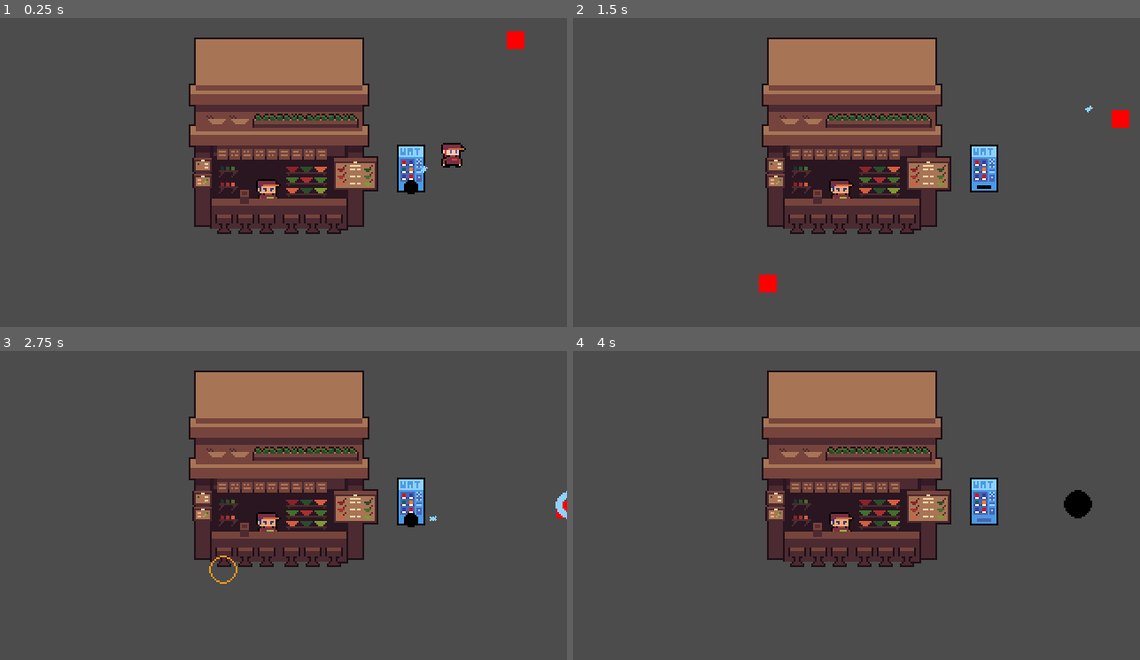
Above: before the commit, frames 1-4 (two rows, left to right).
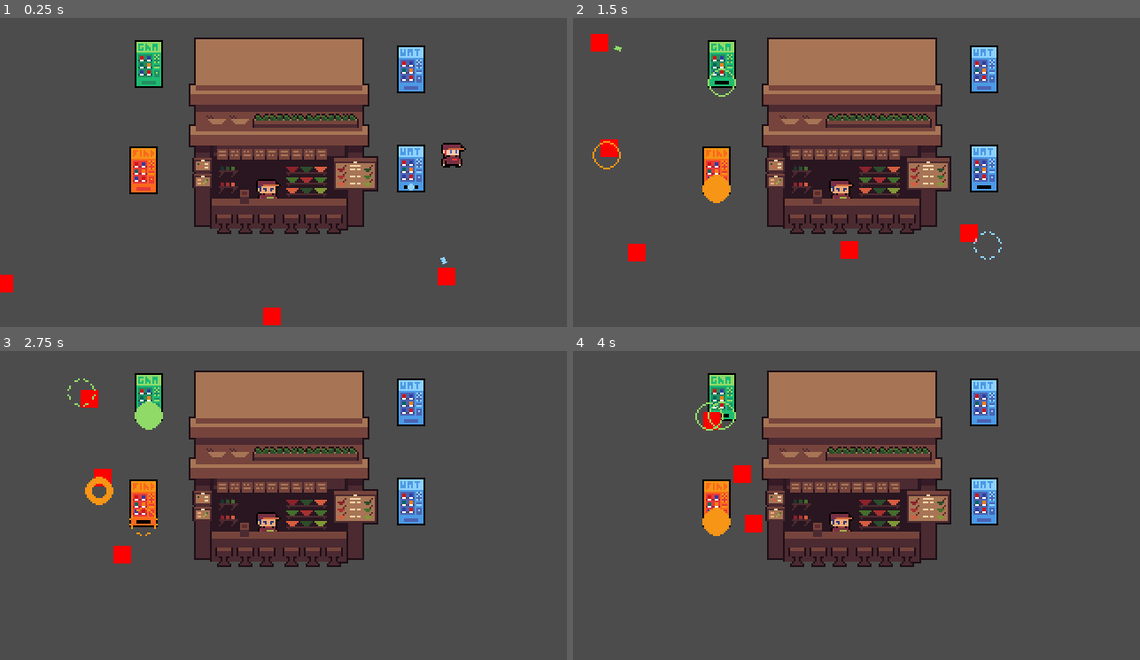
Above: after the commit, the same moments.

Repository: pithnoo/Elevending
Game: Godot game, scene res://Scenes/World.tscn
Same seed, same stepped clock (60 frames per second), same inputs: the game is played once before the commit and once after it.
Inputs:
- Up to frame 1 (0.25 s): no input
- Up to frame 2 (1.5 s): hold Right (ui_right) 0.53-1.28 s; tap Space (roll) at 0.6, 1.35 s; hold Down (ui_down) from 1.28 s (still down)
- Up to frame 3 (2.75 s): release Down (ui_down) at 2.03 s; hold Right (ui_right) from 2.03 s (still down); tap Space (roll) at 2.1 s
- Up to frame 4 (4 s): release Right (ui_right) at 2.78 s; hold Up (ui_up) 2.78-3.53 s; tap Space (roll) at 2.85, 3.6 s; hold Left (ui_left) from 3.53 s (still down)

The runs differ from the first frame. In frame 1, 3.1% of the frame differs, in the area x 0-93%, y 4-100%; in frame 2, 3.8%, in the area x 3-99%, y 5-89%; in frame 3, 3.5%; in frame 4, 3.3%.

Commit message:
added elemental turrets, player health and core health system

Diff:
--- /dev/null
+++ b/Code/Level/core.gd
@@ -0,0 +1,13 @@
+extends Node
+
+# Called when the node enters the scene tree for the first time.
+func _ready():
+	pass # Replace with function body.
+
+func _on_Stats_no_health():
+	print("game over")
+	queue_free()
+
+func _on_HurtBox_area_entered(area:Area2D):
+	#print("check")
+	pass
--- a/Code/Level/global_variables.gd
+++ b/Code/Level/global_variables.gd
@@ -1,16 +1,4 @@
 extends Node
 
-
-# Declare member variables here. Examples:
-# var a = 2
-# var b = "text"
-
-
-# Called when the node enters the scene tree for the first time.
 func _ready():
 	pass # Replace with function body.
-
-
-# Called every frame. 'delta' is the elapsed time since the previous frame.
-#func _process(delta):
-#	pass
--- a/Code/Player/player.gd
+++ b/Code/Player/player.gd
@@ -23,4 +23,10 @@
 
 func _on_Stats_no_health():
 	# instantiate death effect
+	var effect = deathEffect.instance()
+	var main = get_tree().current_scene
+
+	main.add_child(effect)
+	effect.global_position = global_position
+
 	queue_free()
--- a/Scenes/Enemies/EnemyFollowCoreTemplate.tscn
+++ b/Scenes/Enemies/EnemyFollowCoreTemplate.tscn
@@ -32,7 +32,7 @@
 states/Idle/node = SubResource( 10 )
 states/Idle/position = Vector2( 870, 112 )
 start_node = "Idle"
-graph_offset = Vector2( -63, 30 )
+graph_offset = Vector2( 76, 38 )
 
 [sub_resource type="AnimationNodeStateMachinePlayback" id=3]
 
@@ -90,11 +90,11 @@
 [node name="AnimationTree" type="AnimationTree" parent="."]
 tree_root = SubResource( 2 )
 anim_player = NodePath("../AnimationPlayer")
+active = true
 parameters/playback = SubResource( 3 )
 
 [node name="Sprite" type="Sprite" parent="."]
 modulate = Color( 1, 0, 0, 1 )
-scale = Vector2( 1, 1 )
 texture = ExtResource( 1 )
 
 [node name="CoreRange" type="Area2D" parent="."]
--- a/Scenes/Enemies/EnemyFollowPlayerTemplate.tscn
+++ b/Scenes/Enemies/EnemyFollowPlayerTemplate.tscn
@@ -102,7 +102,6 @@
 
 [node name="Sprite" type="Sprite" parent="."]
 modulate = Color( 1, 0, 0, 1 )
-scale = Vector2( 1, 1 )
 texture = ExtResource( 5 )
 
 [node name="CoreRange" type="Area2D" parent="."]
@@ -136,7 +135,6 @@
 shape = SubResource( 1 )
 
 [node name="CoreHitBox" type="Area2D" parent="."]
-scale = Vector2( 1, 1 )
 collision_layer = 4
 collision_mask = 0
 script = ExtResource( 10 )
@@ -156,6 +154,7 @@
 [node name="AnimationTree" type="AnimationTree" parent="."]
 tree_root = SubResource( 2 )
 anim_player = NodePath("../AnimationPlayer")
+active = true
 parameters/playback = SubResource( 3 )
 
 [node name="CollisionShape2D" type="CollisionShape2D" parent="."]
--- a/Scenes/Entities/Core.tscn
+++ b/Scenes/Entities/Core.tscn
@@ -1,8 +1,9 @@
-[gd_scene load_steps=6 format=2]
+[gd_scene load_steps=7 format=2]
 
 [ext_resource path="res://Art/shop.png" type="Texture" id=1]
 [ext_resource path="res://Scenes/Stats.tscn" type="PackedScene" id=2]
 [ext_resource path="res://Code/Properties/HurtBox/hurt_box.gd" type="Script" id=3]
+[ext_resource path="res://Code/Level/core.gd" type="Script" id=4]
 
 [sub_resource type="RectangleShape2D" id=1]
 extents = Vector2( 48, 54 )
@@ -13,6 +14,7 @@
 [node name="Core" type="StaticBody2D"]
 collision_layer = 10
 collision_mask = 0
+script = ExtResource( 4 )
 
 [node name="Stats" parent="." instance=ExtResource( 2 )]
 max_health = 20
@@ -21,6 +23,7 @@
 texture = ExtResource( 1 )
 
 [node name="HurtBox" type="Area2D" parent="."]
+visible = false
 modulate = Color( 0, 0.156863, 1, 1 )
 collision_layer = 0
 collision_mask = 4
@@ -32,7 +35,11 @@
 shape = SubResource( 1 )
 
 [node name="CollisionShape2D" type="CollisionShape2D" parent="."]
+visible = false
 position = Vector2( -2.5, -2 )
 shape = SubResource( 2 )
 
+[connection signal="health_changed" from="Stats" to="." method="_on_Stats_health_changed"]
+[connection signal="no_health" from="Stats" to="." method="_on_Stats_no_health"]
+[connection signal="area_entered" from="HurtBox" to="." method="_on_HurtBox_area_entered"]
 [connection signal="area_entered" from="HurtBox" to="HurtBox" method="_on_HurtBox_area_entered"]
--- /dev/null
+++ b/Scenes/Entities/FireTurret.tscn
@@ -0,0 +1,171 @@
+[gd_scene load_steps=21 format=2]
+
+[ext_resource path="res://Code/Properties/entity_detect.gd" type="Script" id=1]
+[ext_resource path="res://Code/Turret/turret_idle.gd" type="Script" id=2]
+[ext_resource path="res://Code/Turret/turret_attack.gd" type="Script" id=3]
+[ext_resource path="res://Code/Turret/turret_state_manager.gd" type="Script" id=4]
+[ext_resource path="res://Code/Turret/turret.gd" type="Script" id=5]
+[ext_resource path="res://Scenes/Projectiles/ProjectileEffectFire.tscn" type="PackedScene" id=6]
+[ext_resource path="res://Scenes/Projectiles/FireProjectile.tscn" type="PackedScene" id=7]
+[ext_resource path="res://Art/vending machines.png" type="Texture" id=8]
+[ext_resource path="res://Code/Turret/turret_empty_state.gd" type="Script" id=9]
+
+[sub_resource type="Animation" id=11]
+resource_name = "Attack"
+tracks/0/type = "value"
+tracks/0/path = NodePath("Sprite:frame")
+tracks/0/interp = 1
+tracks/0/loop_wrap = true
+tracks/0/imported = false
+tracks/0/enabled = true
+tracks/0/keys = {
+"times": PoolRealArray( 0 ),
+"transitions": PoolRealArray( 1 ),
+"update": 1,
+"values": [ 6 ]
+}
+
+[sub_resource type="Animation" id=12]
+resource_name = "Empty"
+tracks/0/type = "value"
+tracks/0/path = NodePath("Sprite:frame")
+tracks/0/interp = 1
+tracks/0/loop_wrap = true
+tracks/0/imported = false
+tracks/0/enabled = true
+tracks/0/keys = {
+"times": PoolRealArray( 0 ),
+"transitions": PoolRealArray( 1 ),
+"update": 1,
+"values": [ 1 ]
+}
+
+[sub_resource type="Animation" id=13]
+resource_name = "Idle"
+tracks/0/type = "value"
+tracks/0/path = NodePath("Sprite:frame")
+tracks/0/interp = 1
+tracks/0/loop_wrap = true
+tracks/0/imported = false
+tracks/0/enabled = true
+tracks/0/keys = {
+"times": PoolRealArray( 0 ),
+"transitions": PoolRealArray( 1 ),
+"update": 1,
+"values": [ 2 ]
+}
+
+[sub_resource type="Animation" id=14]
+length = 0.001
+tracks/0/type = "value"
+tracks/0/path = NodePath("Sprite:frame")
+tracks/0/interp = 1
+tracks/0/loop_wrap = true
+tracks/0/imported = false
+tracks/0/enabled = true
+tracks/0/keys = {
+"times": PoolRealArray( 0 ),
+"transitions": PoolRealArray( 1 ),
+"update": 0,
+"values": [ 1 ]
+}
+
+[sub_resource type="AnimationNodeAnimation" id=7]
+animation = "Attack"
+
+[sub_resource type="AnimationNodeAnimation" id=10]
+animation = "Empty"
+
+[sub_resource type="AnimationNodeAnimation" id=8]
+animation = "Idle"
+
+[sub_resource type="AnimationNodeStateMachine" id=3]
+states/Attack/node = SubResource( 7 )
+states/Attack/position = Vector2( 324, 144 )
+states/Empty/node = SubResource( 10 )
+states/Empty/position = Vector2( 736, 144 )
+states/Idle/node = SubResource( 8 )
+states/Idle/position = Vector2( 520, 144 )
+start_node = "Idle"
+graph_offset = Vector2( 53, 19 )
+
+[sub_resource type="AnimationNodeStateMachinePlayback" id=15]
+
+[sub_resource type="CircleShape2D" id=2]
+radius = 88.0
+
+[sub_resource type="RectangleShape2D" id=1]
+extents = Vector2( 8, 4 )
+
+[node name="FireTurret" type="StaticBody2D"]
+collision_layer = 8
+collision_mask = 0
+script = ExtResource( 5 )
+__meta__ = {
+"_edit_group_": true
+}
+Projectile = ExtResource( 7 )
+projectileEffect = ExtResource( 6 )
+maxAmmo = 10
+cooldown = 0.5
+
+[node name="StateManager" type="Node" parent="."]
+script = ExtResource( 4 )
+starting_state = NodePath("Idle")
+
+[node name="Idle" type="Node" parent="StateManager"]
+script = ExtResource( 2 )
+animation_name = "Idle"
+attack_node = NodePath("../Attack")
+
+[node name="Attack" type="Node" parent="StateManager"]
+script = ExtResource( 3 )
+animation_name = "Attack"
+idle_node = NodePath("../Idle")
+empty_node = NodePath("../Empty")
+turret_range = NodePath("../../AttackRange")
+
+[node name="Empty" type="Node" parent="StateManager"]
+script = ExtResource( 9 )
+animation_name = "Empty"
+attack_node = NodePath("../Attack")
+
+[node name="FirePoint" type="Position2D" parent="."]
+position = Vector2( 0, 13 )
+
+[node name="AnimationPlayer" type="AnimationPlayer" parent="."]
+anims/Attack = SubResource( 11 )
+anims/Empty = SubResource( 12 )
+anims/Idle = SubResource( 13 )
+anims/RESET = SubResource( 14 )
+
+[node name="AnimationTree" type="AnimationTree" parent="."]
+tree_root = SubResource( 3 )
+anim_player = NodePath("../AnimationPlayer")
+active = true
+parameters/playback = SubResource( 15 )
+
+[node name="FireRateTimer" type="Timer" parent="."]
+one_shot = true
+
+[node name="Sprite" type="Sprite" parent="."]
+texture = ExtResource( 8 )
+hframes = 2
+vframes = 4
+frame = 1
+
+[node name="AttackRange" type="Area2D" parent="."]
+visible = false
+collision_layer = 0
+collision_mask = 4
+script = ExtResource( 1 )
+
+[node name="CollisionShape2D" type="CollisionShape2D" parent="AttackRange"]
+shape = SubResource( 2 )
+
+[node name="CollisionShape2D" type="CollisionShape2D" parent="."]
+position = Vector2( 0, 4 )
+shape = SubResource( 1 )
+
+[connection signal="body_entered" from="AttackRange" to="AttackRange" method="_on_AttackRange_body_entered"]
+[connection signal="body_exited" from="AttackRange" to="AttackRange" method="_on_AttackRange_body_exited"]
--- /dev/null
+++ b/Scenes/Entities/GrassTurret.tscn
@@ -0,0 +1,172 @@
+[gd_scene load_steps=21 format=2]
+
+[ext_resource path="res://Code/Properties/entity_detect.gd" type="Script" id=1]
+[ext_resource path="res://Code/Turret/turret_idle.gd" type="Script" id=2]
+[ext_resource path="res://Code/Turret/turret_attack.gd" type="Script" id=3]
+[ext_resource path="res://Code/Turret/turret_state_manager.gd" type="Script" id=4]
+[ext_resource path="res://Code/Turret/turret.gd" type="Script" id=5]
+[ext_resource path="res://Scenes/Projectiles/ProjectileEffectGrass.tscn" type="PackedScene" id=6]
+[ext_resource path="res://Art/vending machines.png" type="Texture" id=7]
+[ext_resource path="res://Code/Turret/turret_empty_state.gd" type="Script" id=8]
+[ext_resource path="res://Scenes/Projectiles/GrassProjectile.tscn" type="PackedScene" id=9]
+
+[sub_resource type="Animation" id=11]
+resource_name = "Attack"
+tracks/0/type = "value"
+tracks/0/path = NodePath("Sprite:frame")
+tracks/0/interp = 1
+tracks/0/loop_wrap = true
+tracks/0/imported = false
+tracks/0/enabled = true
+tracks/0/keys = {
+"times": PoolRealArray( 0 ),
+"transitions": PoolRealArray( 1 ),
+"update": 1,
+"values": [ 7 ]
+}
+
+[sub_resource type="Animation" id=12]
+resource_name = "Empty"
+tracks/0/type = "value"
+tracks/0/path = NodePath("Sprite:frame")
+tracks/0/interp = 1
+tracks/0/loop_wrap = true
+tracks/0/imported = false
+tracks/0/enabled = true
+tracks/0/keys = {
+"times": PoolRealArray( 0 ),
+"transitions": PoolRealArray( 1 ),
+"update": 1,
+"values": [ 1 ]
+}
+
+[sub_resource type="Animation" id=13]
+resource_name = "Idle"
+tracks/0/type = "value"
+tracks/0/path = NodePath("Sprite:frame")
+tracks/0/interp = 1
+tracks/0/loop_wrap = true
+tracks/0/imported = false
+tracks/0/enabled = true
+tracks/0/keys = {
+"times": PoolRealArray( 0 ),
+"transitions": PoolRealArray( 1 ),
+"update": 1,
+"values": [ 3 ]
+}
+
+[sub_resource type="Animation" id=14]
+length = 0.001
+tracks/0/type = "value"
+tracks/0/path = NodePath("Sprite:frame")
+tracks/0/interp = 1
+tracks/0/loop_wrap = true
+tracks/0/imported = false
+tracks/0/enabled = true
+tracks/0/keys = {
+"times": PoolRealArray( 0 ),
+"transitions": PoolRealArray( 1 ),
+"update": 0,
+"values": [ 1 ]
+}
+
+[sub_resource type="AnimationNodeAnimation" id=7]
+animation = "Attack"
+
+[sub_resource type="AnimationNodeAnimation" id=10]
+animation = "Empty"
+
+[sub_resource type="AnimationNodeAnimation" id=8]
+animation = "Idle"
+
+[sub_resource type="AnimationNodeStateMachine" id=3]
+states/Attack/node = SubResource( 7 )
+states/Attack/position = Vector2( 324, 144 )
+states/Empty/node = SubResource( 10 )
+states/Empty/position = Vector2( 736, 144 )
+states/Idle/node = SubResource( 8 )
+states/Idle/position = Vector2( 520, 144 )
+start_node = "Idle"
+graph_offset = Vector2( 53, 19 )
+
+[sub_resource type="AnimationNodeStateMachinePlayback" id=15]
+
+[sub_resource type="CircleShape2D" id=2]
+radius = 88.0
+
+[sub_resource type="RectangleShape2D" id=1]
+extents = Vector2( 8, 4 )
+
+[node name="GrassTurret" type="StaticBody2D"]
+position = Vector2( 82, 89 )
+collision_layer = 8
+collision_mask = 0
+script = ExtResource( 5 )
+__meta__ = {
+"_edit_group_": true
+}
+Projectile = ExtResource( 9 )
+projectileEffect = ExtResource( 6 )
+maxAmmo = 10
+cooldown = 0.5
+
+[node name="StateManager" type="Node" parent="."]
+script = ExtResource( 4 )
+starting_state = NodePath("Idle")
+
+[node name="Idle" type="Node" parent="StateManager"]
+script = ExtResource( 2 )
+animation_name = "Idle"
+attack_node = NodePath("../Attack")
+
+[node name="Attack" type="Node" parent="StateManager"]
+script = ExtResource( 3 )
+animation_name = "Attack"
+idle_node = NodePath("../Idle")
+empty_node = NodePath("../Empty")
+turret_range = NodePath("../../AttackRange")
+
+[node name="Empty" type="Node" parent="StateManager"]
+script = ExtResource( 8 )
+animation_name = "Empty"
+attack_node = NodePath("../Attack")
+
+[node name="FirePoint" type="Position2D" parent="."]
+position = Vector2( 0, 13 )
+
+[node name="AnimationPlayer" type="AnimationPlayer" parent="."]
+anims/Attack = SubResource( 11 )
+anims/Empty = SubResource( 12 )
+anims/Idle = SubResource( 13 )
+anims/RESET = SubResource( 14 )
+
+[node name="AnimationTree" type="AnimationTree" parent="."]
+tree_root = SubResource( 3 )
+anim_player = NodePath("../AnimationPlayer")
+active = true
+parameters/playback = SubResource( 15 )
+
+[node name="FireRateTimer" type="Timer" parent="."]
+one_shot = true
+
+[node name="Sprite" type="Sprite" parent="."]
+texture = ExtResource( 7 )
+hframes = 2
+vframes = 4
+frame = 1
+
+[node name="AttackRange" type="Area2D" parent="."]
+visible = false
+collision_layer = 0
+collision_mask = 4
+script = ExtResource( 1 )
+
+[node name="CollisionShape2D" type="CollisionShape2D" parent="AttackRange"]
+shape = SubResource( 2 )
+
+[node name="CollisionShape2D" type="CollisionShape2D" parent="."]
+position = Vector2( 0, 4 )
+shape = SubResource( 1 )
+
+[connection signal="body_entered" from="AttackRange" to="AttackRange" method="_on_AttackRange_body_entered"]
+[connection signal="body_exited" from="AttackRange" to="AttackRange" method="_on_AttackRange_body_exited"]
--- a/Scenes/Entities/Player.tscn
+++ b/Scenes/Entities/Player.tscn
@@ -9,6 +9,7 @@
 [ext_resource path="res://Scenes/Stats.tscn" type="PackedScene" id=7]
 [ext_resource path="res://Shaders/hit_flash.gdshader" type="Shader" id=8]
 [ext_resource path="res://Code/Properties/HurtBox/hurt_box.gd" type="Script" id=9]
+[ext_resource path="res://Scenes/Projectiles/ProjectileEffectFire.tscn" type="PackedScene" id=10]
 
 [sub_resource type="Animation" id=3]
 resource_name = "Idle"
@@ -124,6 +125,7 @@
 collision_layer = 9
 collision_mask = 8
 script = ExtResource( 3 )
+deathEffect = ExtResource( 10 )
 
 [node name="Stats" parent="." instance=ExtResource( 7 )]
 max_health = 10
--- a/Scenes/Projectiles/FireProjectile.tscn
+++ b/Scenes/Projectiles/FireProjectile.tscn
@@ -3,7 +3,7 @@
 [ext_resource path="res://Art/bullets.png" type="Texture" id=1]
 [ext_resource path="res://Code/Properties/Hazard/projectile.gd" type="Script" id=2]
 [ext_resource path="res://Code/Properties/effect.gd" type="Script" id=3]
-[ext_resource path="res://Scenes/Projectiles/ProjectileEffectWater.tscn" type="PackedScene" id=4]
+[ext_resource path="res://Scenes/Projectiles/ProjectileEffectFire.tscn" type="PackedScene" id=4]
 
 [sub_resource type="CircleShape2D" id=1]
 radius = 3.0
@@ -31,8 +31,8 @@
 collision_mask = 0
 script = ExtResource( 2 )
 deathEffect = ExtResource( 4 )
-type = 1
 damage = 1
+type = 2
 
 [node name="CollisionShape2D" type="CollisionShape2D" parent="HitBox"]
 shape = SubResource( 2 )
--- a/Scenes/Projectiles/GrassProjectile.tscn
+++ b/Scenes/Projectiles/GrassProjectile.tscn
@@ -2,7 +2,7 @@
 
 [ext_resource path="res://Art/bullets.png" type="Texture" id=1]
 [ext_resource path="res://Code/Properties/Hazard/projectile.gd" type="Script" id=2]
-[ext_resource path="res://Scenes/Projectiles/ProjectileEffectWater.tscn" type="PackedScene" id=3]
+[ext_resource path="res://Scenes/Projectiles/ProjectileEffectGrass.tscn" type="PackedScene" id=3]
 [ext_resource path="res://Code/Properties/effect.gd" type="Script" id=4]
 
 [sub_resource type="CircleShape2D" id=1]
@@ -27,11 +27,11 @@
 frame = 1
 
 [node name="HitBox" type="Area2D" parent="."]
+scale = Vector2( 1, 1.43718 )
 collision_layer = 16
 collision_mask = 0
 script = ExtResource( 2 )
 deathEffect = ExtResource( 3 )
-type = 1
 damage = 1
 
 [node name="CollisionShape2D" type="CollisionShape2D" parent="HitBox"]
--- a/Scenes/World.tscn
+++ b/Scenes/World.tscn
@@ -1,10 +1,11 @@
-[gd_scene load_steps=6 format=2]
+[gd_scene load_steps=7 format=2]
 
 [ext_resource path="res://Scenes/Entities/Turret.tscn" type="PackedScene" id=1]
 [ext_resource path="res://Scenes/Entities/Player.tscn" type="PackedScene" id=2]
 [ext_resource path="res://Scenes/Entities/Core.tscn" type="PackedScene" id=3]
 [ext_resource path="res://Scenes/Enemies/EnemyFollowCoreTemplate.tscn" type="PackedScene" id=4]
-[ext_resource path="res://Scenes/Enemies/EnemyFollowPlayerTemplate.tscn" type="PackedScene" id=5]
+[ext_resource path="res://Scenes/Entities/FireTurret.tscn" type="PackedScene" id=5]
+[ext_resource path="res://Scenes/Entities/GrassTurret.tscn" type="PackedScene" id=6]
 
 [node name="World" type="Node2D"]
 
@@ -21,11 +22,29 @@
 [node name="Core" parent="YSort/Entities" instance=ExtResource( 3 )]
 position = Vector2( 160, 72 )
 
+[node name="FireTurret" parent="YSort/Entities" instance=ExtResource( 5 )]
+position = Vector2( 81, 89 )
+
+[node name="GrassTurret" parent="YSort/Entities" instance=ExtResource( 6 )]
+position = Vector2( 84, 29 )
+
 [node name="Turret" parent="YSort/Entities" instance=ExtResource( 1 )]
 position = Vector2( 232, 88 )
 
+[node name="Turret2" parent="YSort/Entities" instance=ExtResource( 1 )]
+position = Vector2( 232, 32 )
+
 [node name="EnemyFollowCore" parent="YSort" instance=ExtResource( 4 )]
-position = Vector2( 88, 192 )
+position = Vector2( -1.99997, 158 )
 
-[node name="EnemyFollowPlayer" parent="YSort" instance=ExtResource( 5 )]
-position = Vector2( 296, 16 )
+[node name="EnemyFollowCore4" parent="YSort" instance=ExtResource( 4 )]
+position = Vector2( -22, 81 )
+
+[node name="EnemyFollowCore5" parent="YSort" instance=ExtResource( 4 )]
+position = Vector2( -25, 5.00002 )
+
+[node name="EnemyFollowCore2" parent="YSort" instance=ExtResource( 4 )]
+position = Vector2( 256, 155 )
+
+[node name="EnemyFollowCore3" parent="YSort" instance=ExtResource( 4 )]
+position = Vector2( 153, 179 )
--- a/project.godot
+++ b/project.godot
@@ -72,6 +72,10 @@
 run/main_scene="res://Scenes/World.tscn"
 boot_splash/show_image=false
 config/icon="res://icon.png"
+
+[debug]
+
+gdscript/warnings/enable=false
 
 [display]
 
Not shown: 1 places in Scenes/Entities/Player.tscn that only renumber resources
